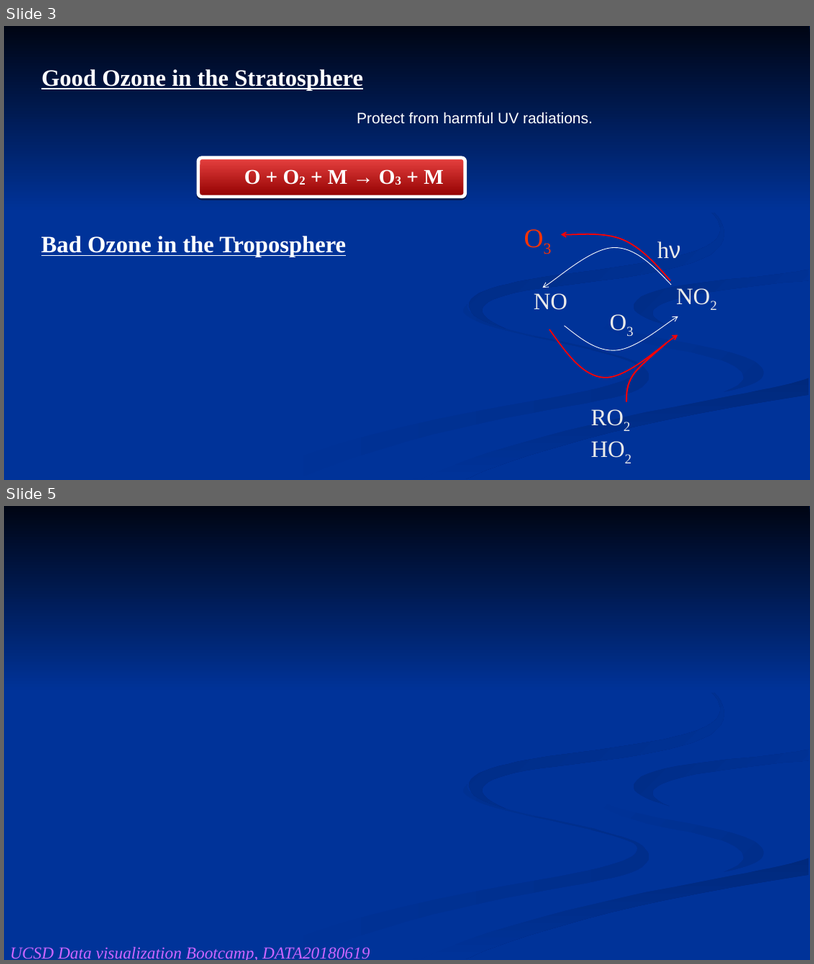
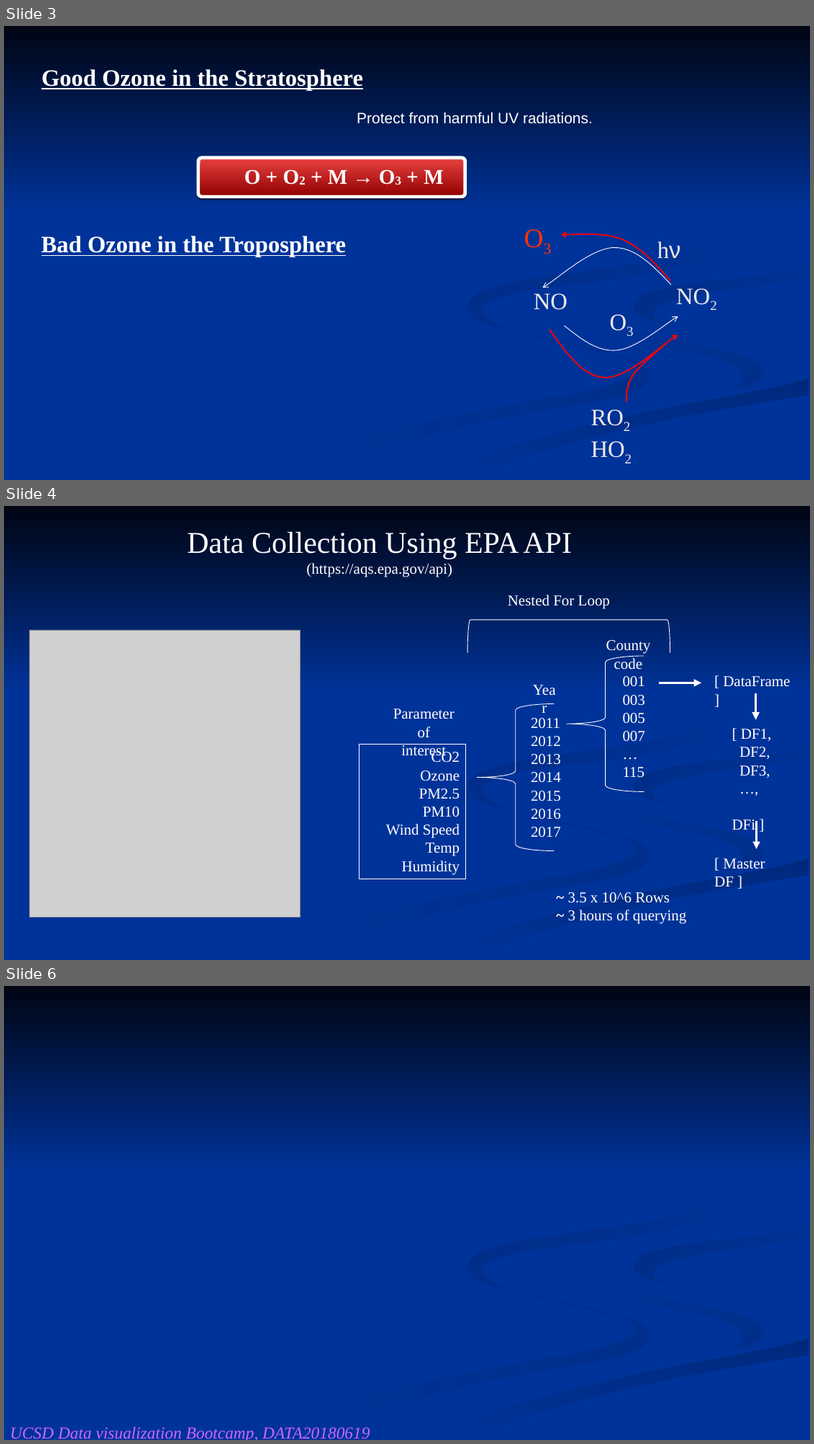
Before and after one commit to shaheen19/Climate-myth, a slide deck: O3-PM_health effects-Project1_JARR.pptx. Shown one above the other, each under a label of ours: slides 3 and 5 before the commit, slides 3, 4 and 6 after it; the slides between them are not shown. The pictures are 814x964 and 814x1444 pixels, drawn with LibreOffice and Linux fonts; fonts in the diff are those of the drawing; grey boxes stand for pictures. Boxes give left, top, right and bottom in pixels: in the first picture for what was removed or moved away, otherwise in the second. Text is boxed around its words. In the diff, an @@ line names an element or a change of style, - is before the commit and + after.

```diff
--- a/O3-PM_health effects-Project1_JARR.pptx
+++ b/O3-PM_health effects-Project1_JARR.pptx
@@ slide 4 added at [4,506,810,960], background #003399; not listed: 7 template elements that a slide beside it also shows @@
@@ text added at [187,532,572,577], 36 pt, text #FFFFFF @@
+Data Collection Using EPA API
+(https://aqs.epa.gov/api)
@@ text added at [508,595,610,609], 18 pt, text #FFFFFF @@
+Nested For Loop
@@ picture added at [29,630,301,917] @@
@@ left bracket added at [468,620,671,653], outline #FFFFFF 0.75 pt @@
@@ left brace added at [567,656,645,792], outline #FFFFFF 0.75 pt @@
@@ text added at [607,640,651,669], 18 pt, text #FFFFFF @@
+County code
@@ text added at [525,677,564,701], 18 pt, text #FFFFFF @@
+Year
@@ text added at [623,676,646,777], 18 pt, text #FFFFFF @@
+001
+003
+005
+007
+…
+115
@@ text added at [723,676,790,687], 18 pt, text #FFFFFF @@
+[ DataFrame ]
@@ arrow added from (659, 682) to (702, 682), #FFFFFF 3 pt @@
@@ arrow added from (756, 693) to (756, 720), #FFFFFF 3 pt @@
@@ text added at [394,708,455,759], 18 pt, text #FFFFFF @@
+Parameter of
+interest
@@ left brace added at [477,704,555,851], outline #FFFFFF 0.75 pt @@
@@ text added at [531,718,561,837], 18 pt, text #FFFFFF @@
+2011
+2012
+2013
+2014
+2015
+2016
+2017
@@ text added at [733,728,772,833], 18 pt, text #FFFFFF @@
+[ DF1,
+DF2,
+DF3,
+…,
+DFi ]
@@ rectangle added at [360,744,466,879], outline #FFFFFF 0.75 pt, 18 pt, text #FFFFFF @@
+CO2
+Ozone
+PM2.5
+PM10
+Wind Speed
+Temp
+Humidity
@@ arrow added from (757, 821) to (757, 849), #FFFFFF 3 pt @@
@@ text added at [715,858,765,886], 18 pt, text #FFFFFF @@
+[ Master DF ]
@@ text added at [568,892,687,924], 18 pt, text #FFFFFF @@
+~ 3.5 x 10^6 Rows
+~ 3 hours of querying
@@ what was slide 5 is now slide 6 @@
```
Also in this commit, not shown: 1 other slide added, 1 slide removed, 1 other file.
